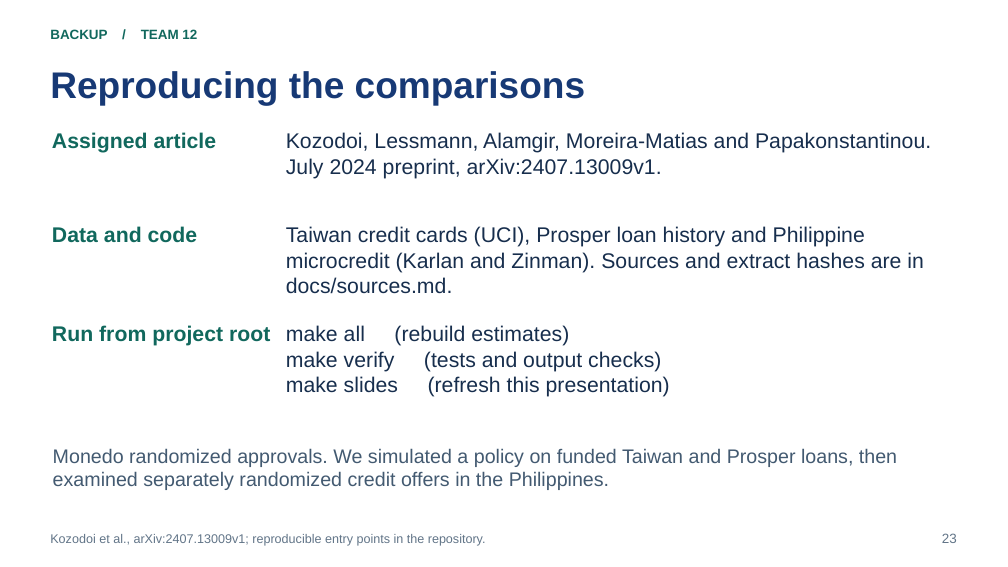
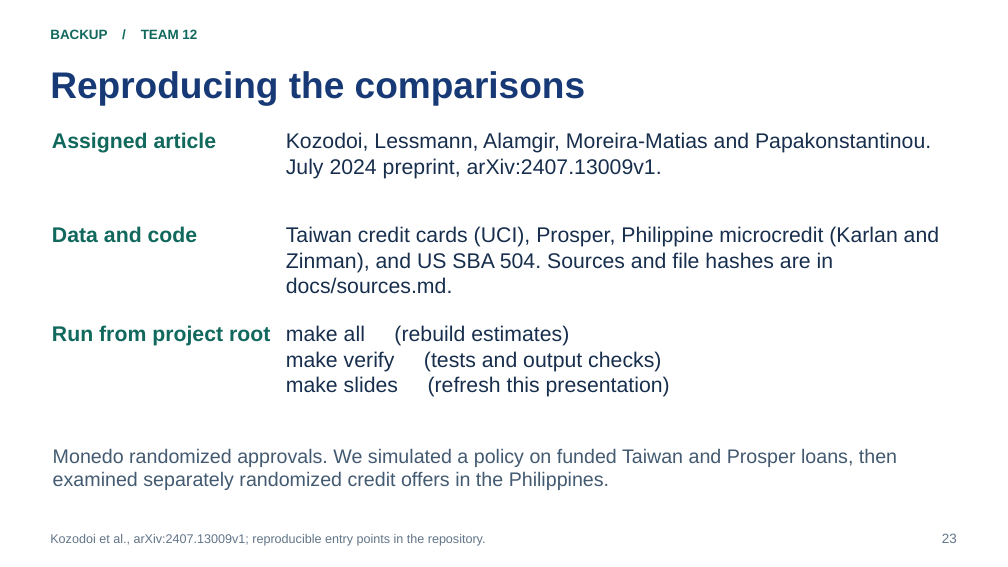
Before and after one commit to bigpurota/paper11, a slide deck: slide 23 of slides/paper11.pptx. Drawn at 1008x567 pixels with LibreOffice and Linux fonts; fonts in the diff are those of the drawing. Boxes give left, top, right and bottom in pixels: in the first picture for what was removed or moved away, otherwise in the second. Text is boxed around its words. In the diff, an @@ line names an element or a change of style, - is before the commit and + after.

```diff
--- a/slides/paper11.pptx
+++ b/slides/paper11.pptx
@@ text at (286, 226, 939, 294): text changed @@
-Taiwan credit cards (UCI), Prosper loan history and Philippine microcredit (Karlan and Zinman). Sources and extract hashes are in docs/sources.md.
+Taiwan credit cards (UCI), Prosper, Philippine microcredit (Karlan and Zinman), and US SBA 504. Sources and file hashes are in docs/sources.md.
```
Also in this commit, not shown: 3 slides added, 1 slide removed, 33 other files.
